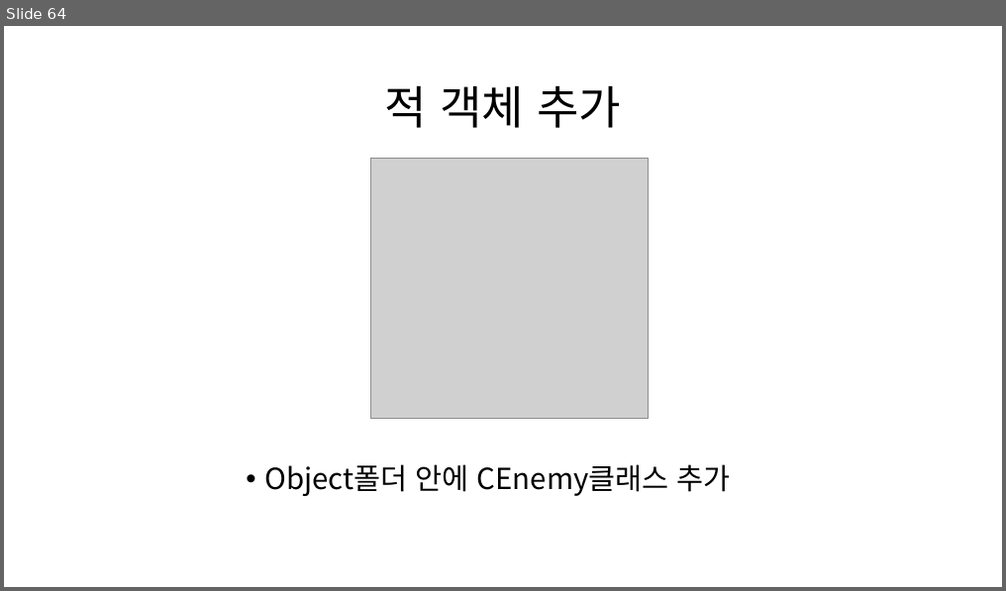
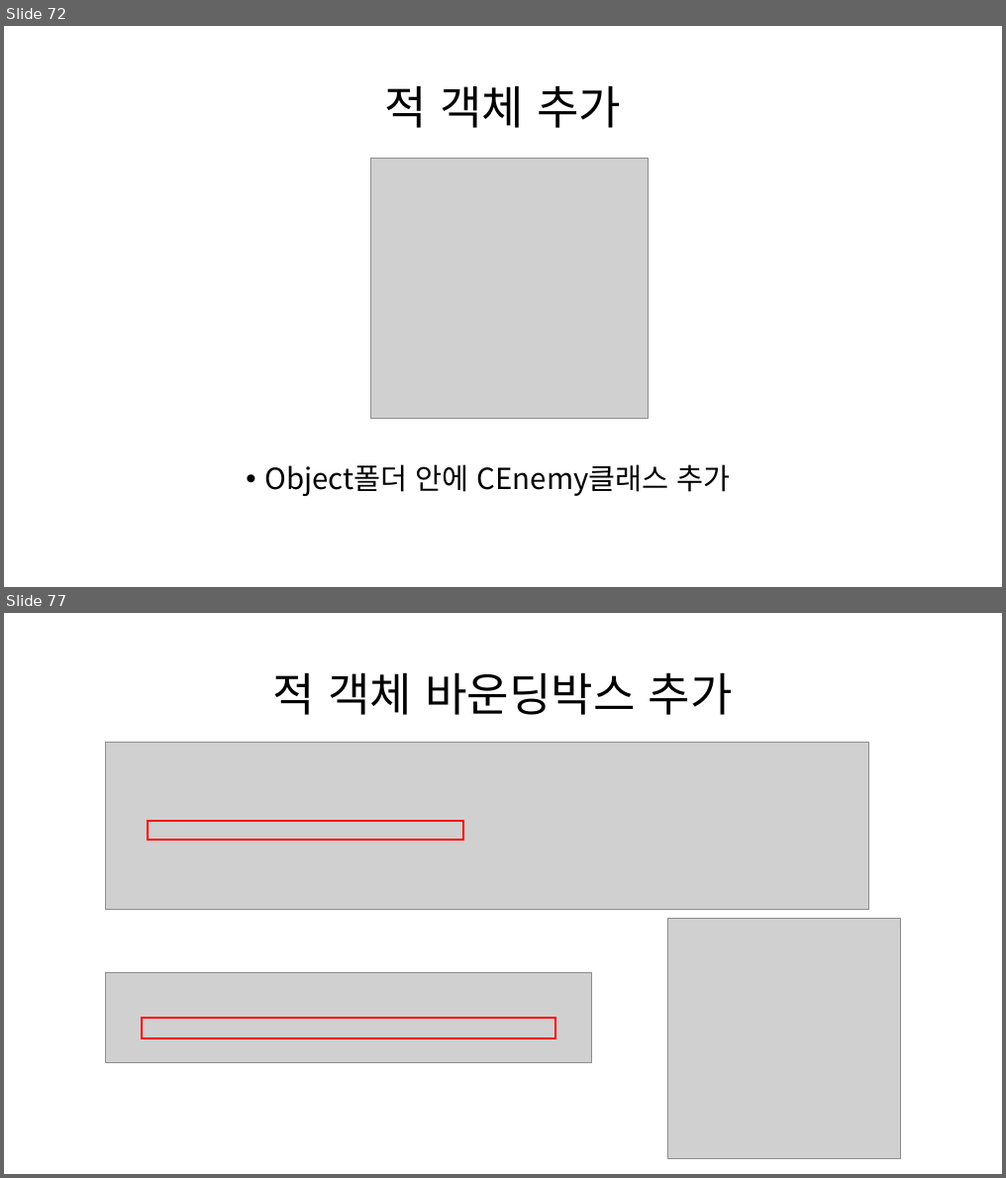
Before and after one commit to Kimseongtae9911/WarpOpenGL, a slide deck: 프레임워크.pptx. Shown one above the other, each under a label of ours: slide 64 before the commit, slides 72 and 77 after it; the slides between them are not shown. The pictures are 1006x591 and 1006x1178 pixels, drawn with LibreOffice and Linux fonts; fonts in the diff are those of the drawing; grey boxes stand for pictures. Boxes give left, top, right and bottom in pixels: in the first picture for what was removed or moved away, otherwise in the second. Text is boxed around its words. In the diff, an @@ line names an element or a change of style, - is before the commit and + after.

```diff
--- a/프레임워크.pptx
+++ b/프레임워크.pptx
@@ slide 77 added at (x1=4, y1=613, x2=1002, y2=1174), background #FFFFFF @@
@@ title added at (x1=273, y1=672, x2=733, y2=715), 44 pt, text #000000 @@
+적 객체 바운딩박스 추가
@@ picture added at (x1=106, y1=743, x2=869, y2=909) @@
@@ rectangle added at (x1=148, y1=821, x2=463, y2=840), outline #FF0000 2.25 pt @@
@@ picture added at (x1=668, y1=919, x2=901, y2=1158) @@
@@ picture added at (x1=106, y1=973, x2=592, y2=1062) @@
@@ rectangle added at (x1=142, y1=1018, x2=555, y2=1039), outline #FF0000 2.25 pt @@
@@ what was slide 64 is now slide 72 @@
```
Also in this commit, not shown: 6 slides changed, 11 other slides added, 6 slides removed, 7 other files.
